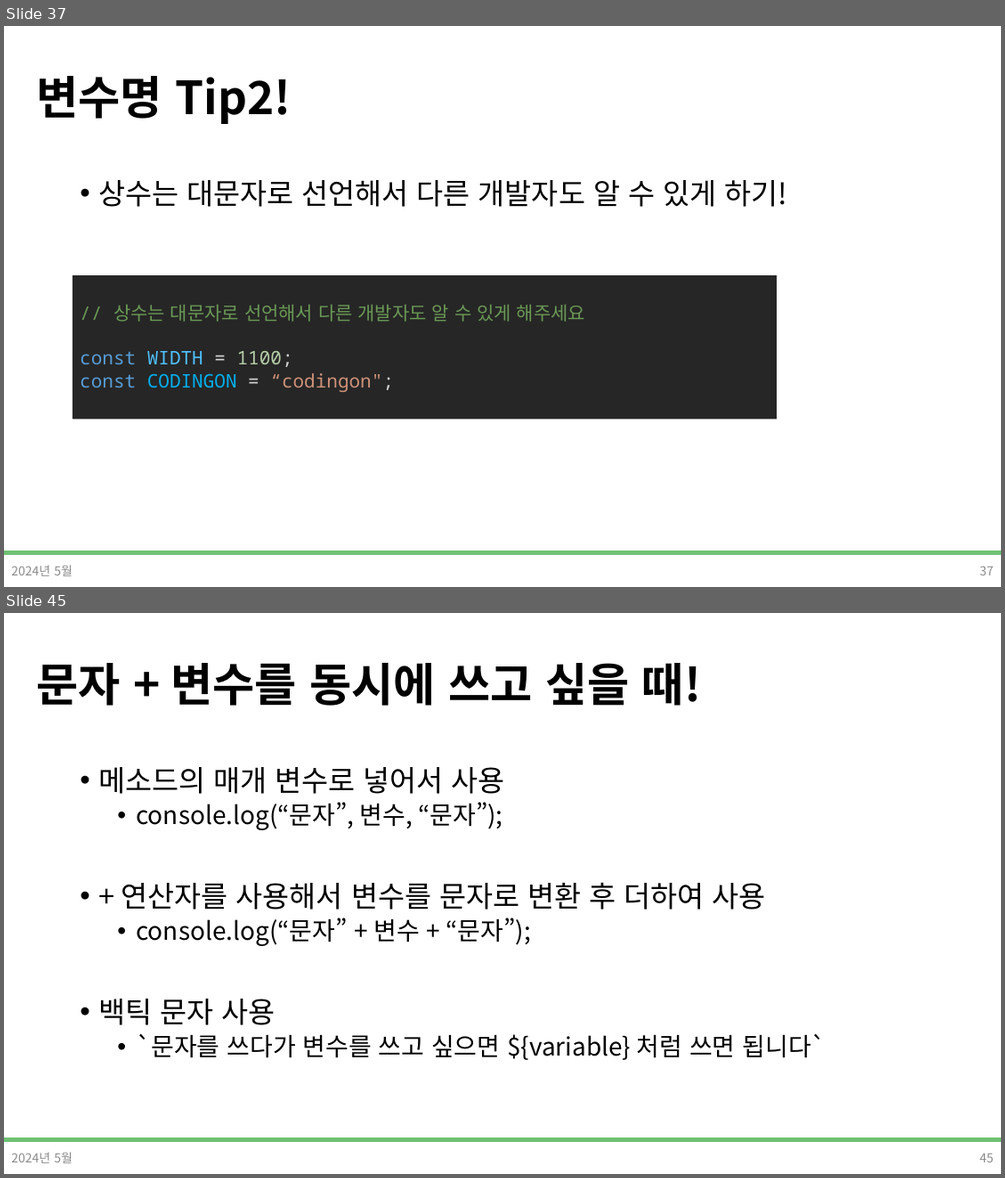
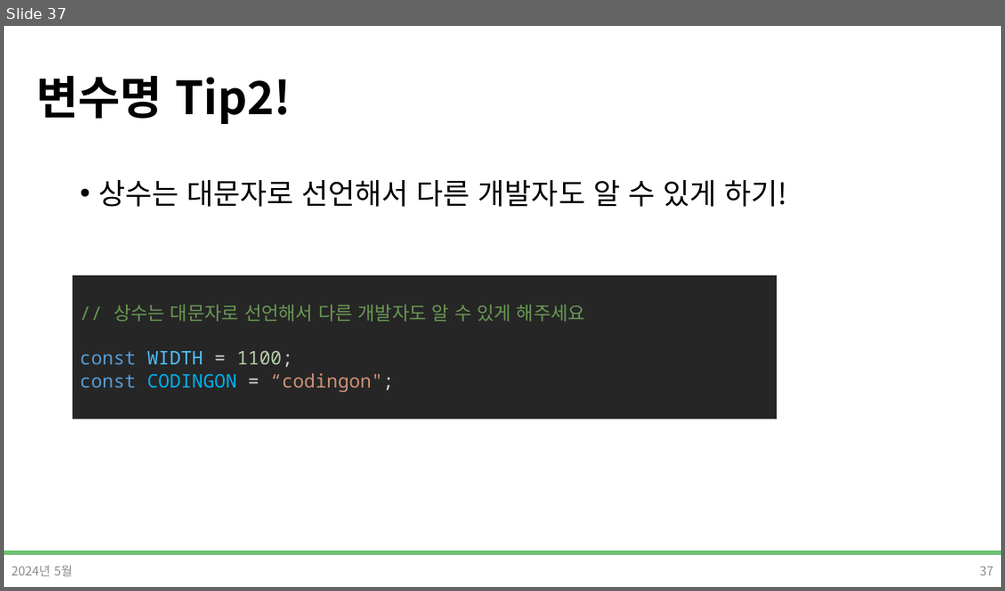
Before and after one commit to DevDamon0527/SeSAC_Yeongdeungpo_Campus_6th, a slide deck: material/[SeSAC_YDP_6] 04_1_Javascript.pptx. Shown one above the other, each under a label of ours: slides 37 and 45 before the commit, slide 37 after it; the slides between them are not shown. The pictures are 1005x1178 and 1005x591 pixels, drawn with LibreOffice and Linux fonts; fonts in the diff are those of the drawing; background and template pictures are left out. Boxes give left, top, right and bottom in pixels: in the first picture for what was removed or moved away, otherwise in the second. Text is boxed around its words. In the diff, an @@ line names an element or a change of style, - is before the commit and + after.

```diff
--- a/material/[SeSAC_YDP_6] 04_1_Javascript.pptx
+++ b/material/[SeSAC_YDP_6] 04_1_Javascript.pptx
@@ slide 45 removed at (4, 613, 1001, 1174), background #FFFFFF; not listed: 1 template element that a slide beside it also shows @@
@@ title removed at (36, 663, 702, 706) @@
-문자 + 변수를 동시에 쓰고 싶을 때!
@@ text removed at (98, 767, 825, 1060) @@
-• 메소드의 매개 변수로 넣어서 사용
-  • console.log(“문자”, 변수, “문자”);
-• + 연산자를 사용해서 변수를 문자로 변환 후 더하여 사용
-  • console.log(“문자” + 변수 + “문자”);
-• 백틱 문자 사용
-  • `문자를 쓰다가 변수를 쓰고 싶으면 ${variable} 처럼 쓰면 됩니다`
@@ text removed at (11, 1151, 73, 1163) @@
-2024년 5월
@@ page number removed at (979, 1153, 994, 1162) @@
-45
```
Also in this commit, not shown: 6 slides changed, 83 other slides removed, 9 other files.
